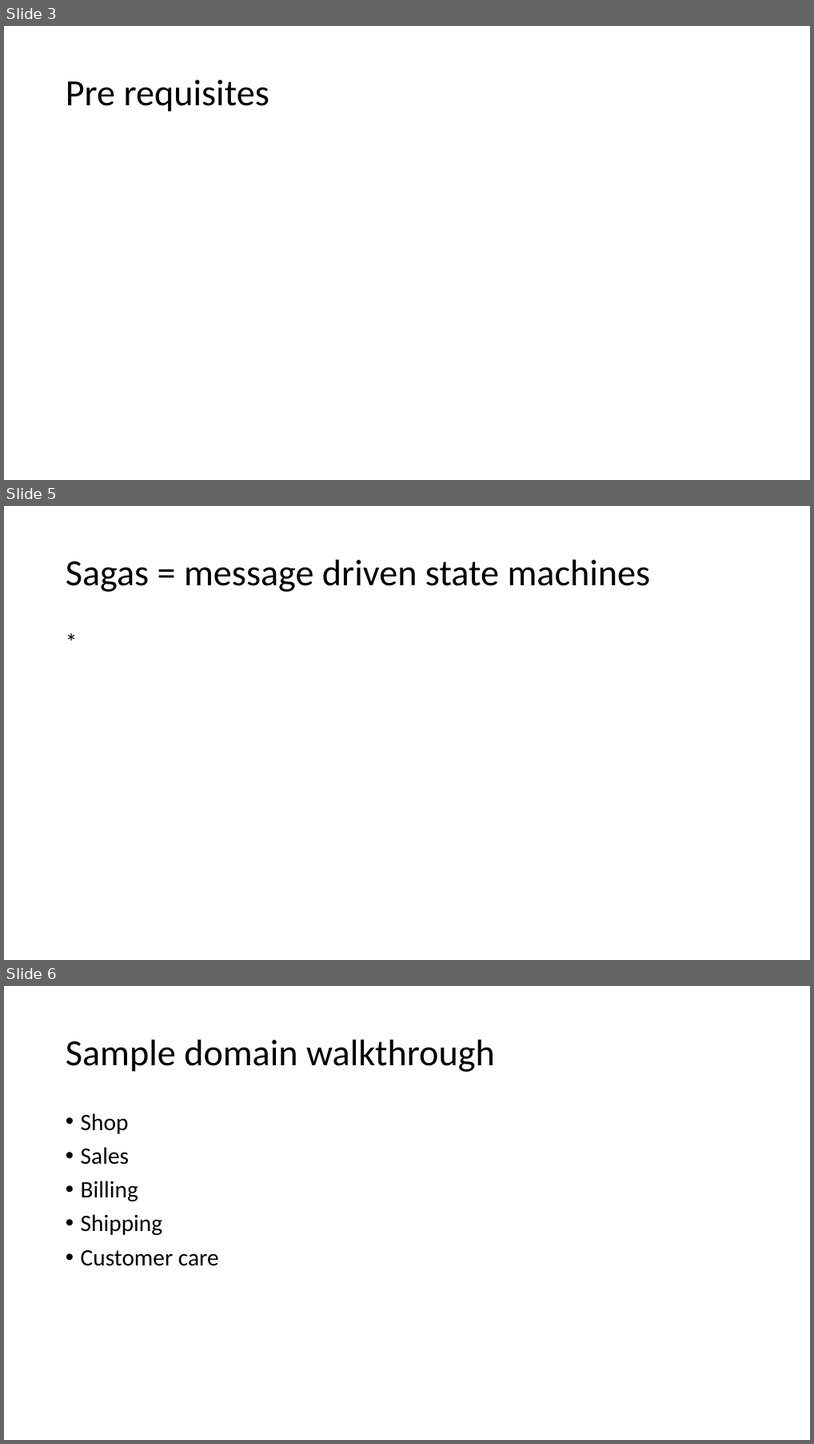
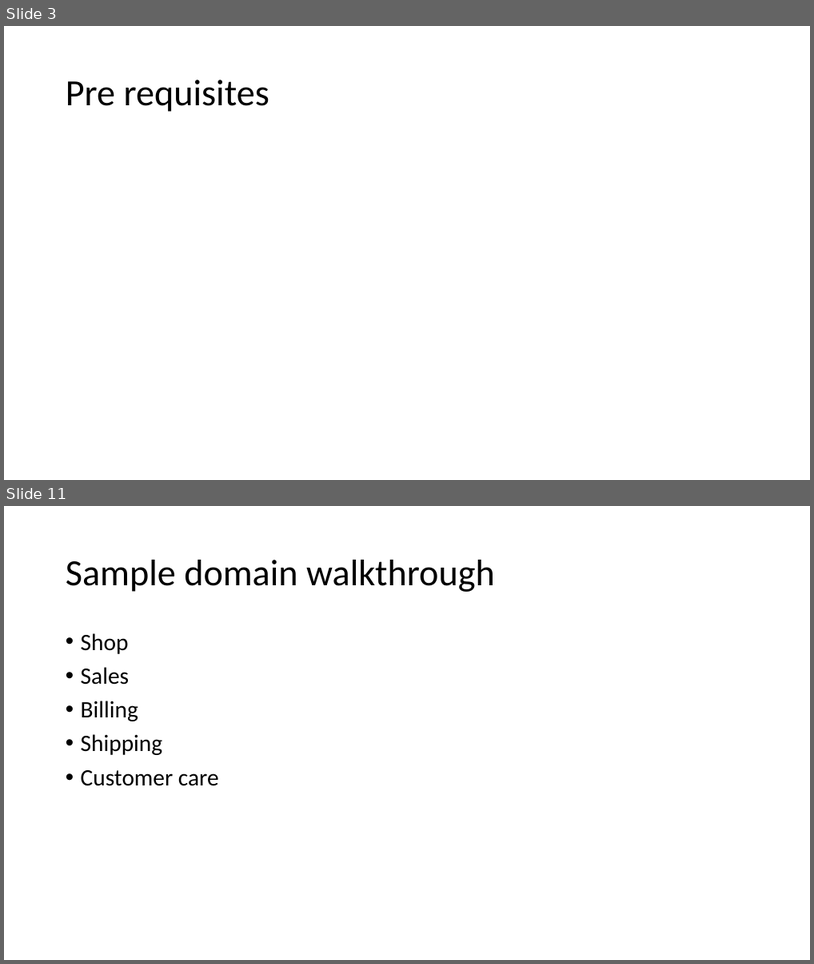
Before and after one commit to Particular/SagaMasterClass, a slide deck: SagaMasterClass.pptx. Shown one above the other, each under a label of ours: slides 3, 5 and 6 before the commit, slides 3 and 11 after it; the slides between them are not shown. The pictures are 814x1444 and 814x964 pixels, drawn with LibreOffice and Linux fonts; fonts in the diff are those of the drawing. Boxes give left, top, right and bottom in pixels: in the first picture for what was removed or moved away, otherwise in the second. Text is boxed around its words. In the diff, an @@ line names an element or a change of style, - is before the commit and + after.

```diff
--- a/SagaMasterClass.pptx
+++ b/SagaMasterClass.pptx
@@ slide 5 removed at [4, 506, 810, 960], background #FFFFFF @@
@@ title removed at [66, 560, 651, 592] @@
-Sagas = message driven state machines
@@ text removed at [60, 627, 755, 915] @@
-*
@@ what was slide 6 is now slide 11 @@
```
Also in this commit, not shown: 3 slides changed, 6 slides added, 10 other files.
